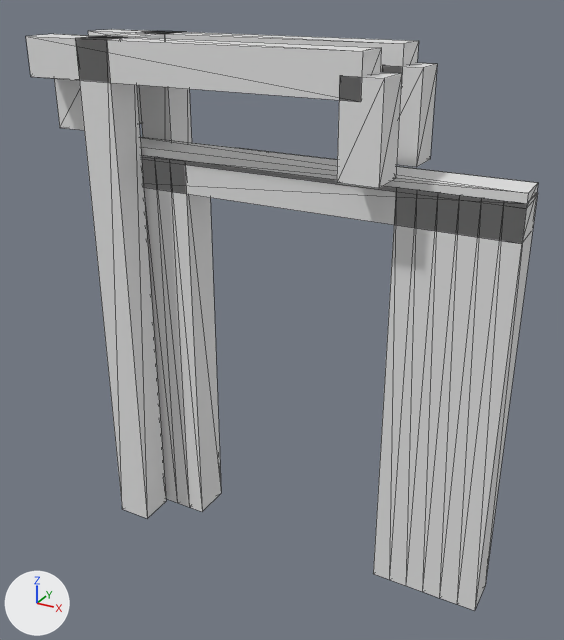
Before and after pictures for a commit that changed the glTF model models/meerstad/meerstad-brug-bdc22519/meerstad-brug-bdc22519.glb.
Both versions are drawn from a camera (50 mm lens) standing at (8.22, -15.5, 4.06) and looking at (-0.32, 0.03, -3.71). Every picture has the same lights, and +X, +Y and +Z are marked at lower left. The older version comes first. Mesh edges are drawn as thin lines.

Names of what the first picture shows: 'building:balans', 'building:balans 2', 'building:contragewicht', 'building:hamei', 'building:hamei 2', 'building:hangstang', 'building:hangstang 2', 'building:portaal', 'road:dek', 'road:landhoofd (aangenomen)', 'road:landhoofd (aangenomen) 2', 'road:voetpad'.
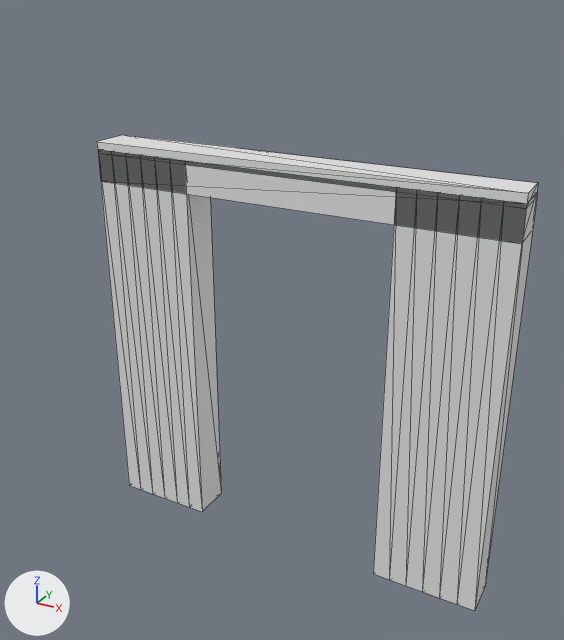
Patch to the scene script:
```diff
--- a/models/meerstad/meerstad-brug-bdc22519/meerstad-brug-bdc22519.glb.py
+++ b/models/meerstad/meerstad-brug-bdc22519/meerstad-brug-bdc22519.glb.py
@@ ob_building_hamei @@
-ob_building_hamei = bpy.data.objects.new('building:hamei', me_hamei)
-ob_building_hamei.location = (0.0, 0.0, 0.0)
@@ ob_building_hamei_2 @@
-ob_building_hamei_2 = bpy.data.objects.new('building:hamei 2', me_hamei_2)
-ob_building_hamei_2.location = (0.0, 0.0, 0.0)
@@ ob_building_portaal @@
-ob_building_portaal = bpy.data.objects.new('building:portaal', me_portaal)
-ob_building_portaal.location = (0.0, 0.0, 0.0)
@@ ob_building_balans @@
-ob_building_balans = bpy.data.objects.new('building:balans', me_balans)
-ob_building_balans.location = (0.0, 0.0, 0.0)
@@ ob_building_hangstang @@
-ob_building_hangstang = bpy.data.objects.new('building:hangstang', me_hangstang)
-ob_building_hangstang.location = (0.0, 0.0, 0.0)
@@ ob_building_balans_2 @@
-ob_building_balans_2 = bpy.data.objects.new('building:balans 2', me_balans_2)
-ob_building_balans_2.location = (0.0, 0.0, 0.0)
@@ ob_building_hangstang_2 @@
-ob_building_hangstang_2 = bpy.data.objects.new('building:hangstang 2', me_hangstang_2)
-ob_building_hangstang_2.location = (0.0, 0.0, 0.0)
@@ ob_building_contragewicht @@
-ob_building_contragewicht = bpy.data.objects.new('building:contragewicht', me_contragewicht)
-ob_building_contragewicht.location = (0.0, 0.0, 0.0)
```

Where the change shows, as pixel boxes [x1, y1, x2, y2] in the pictures (564 x 640 px):
'building:hamei 2', deleted: before [75, 36, 166, 518]
'building:balans 2', deleted: before [26, 34, 381, 102]
'building:hangstang 2', deleted: before [337, 72, 402, 188]
'building:hangstang', deleted: before [382, 63, 437, 167]
'building:balans', deleted: before [88, 29, 419, 82]
'building:hamei', deleted: before [139, 31, 192, 143]
'building:contragewicht', deleted: before [54, 78, 142, 130]
'building:portaal', deleted: before [96, 32, 170, 39]
